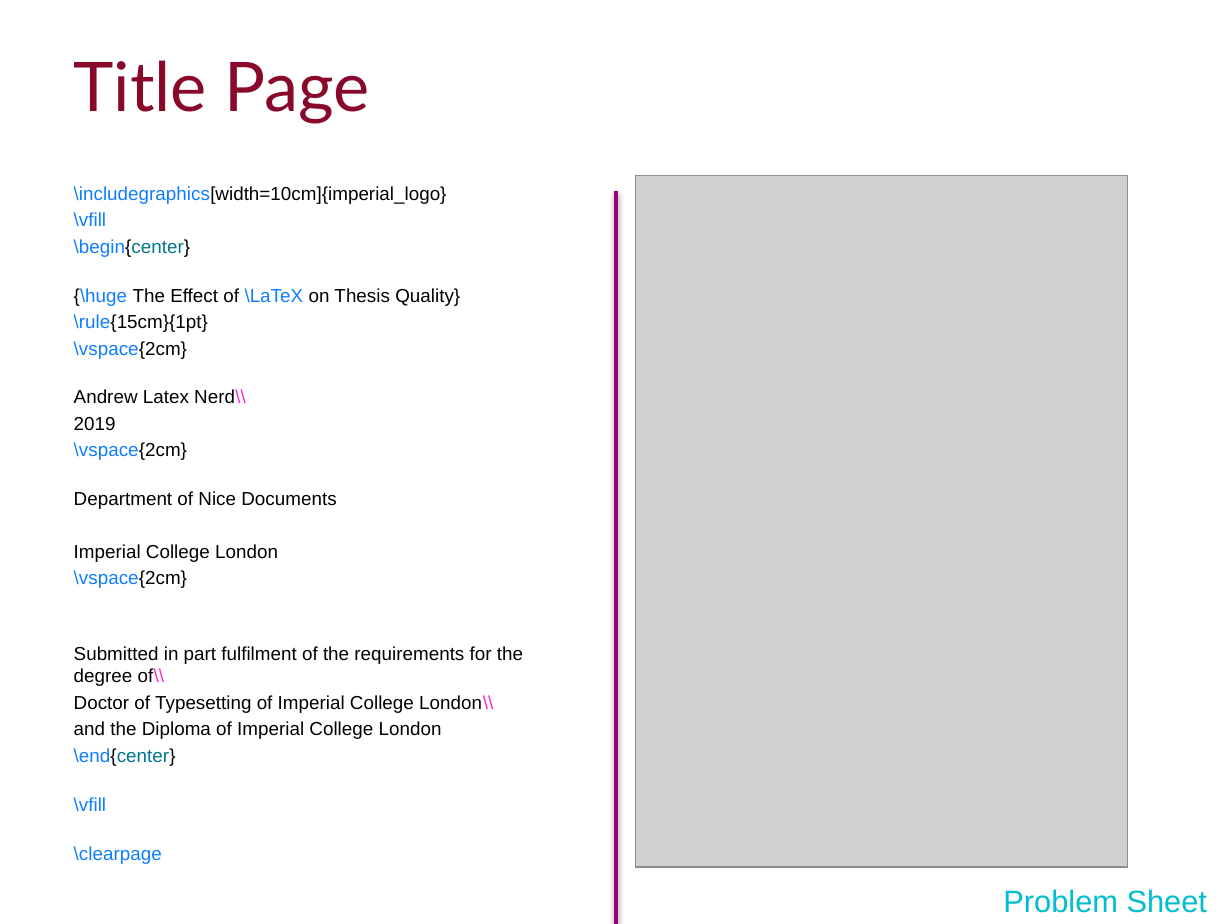
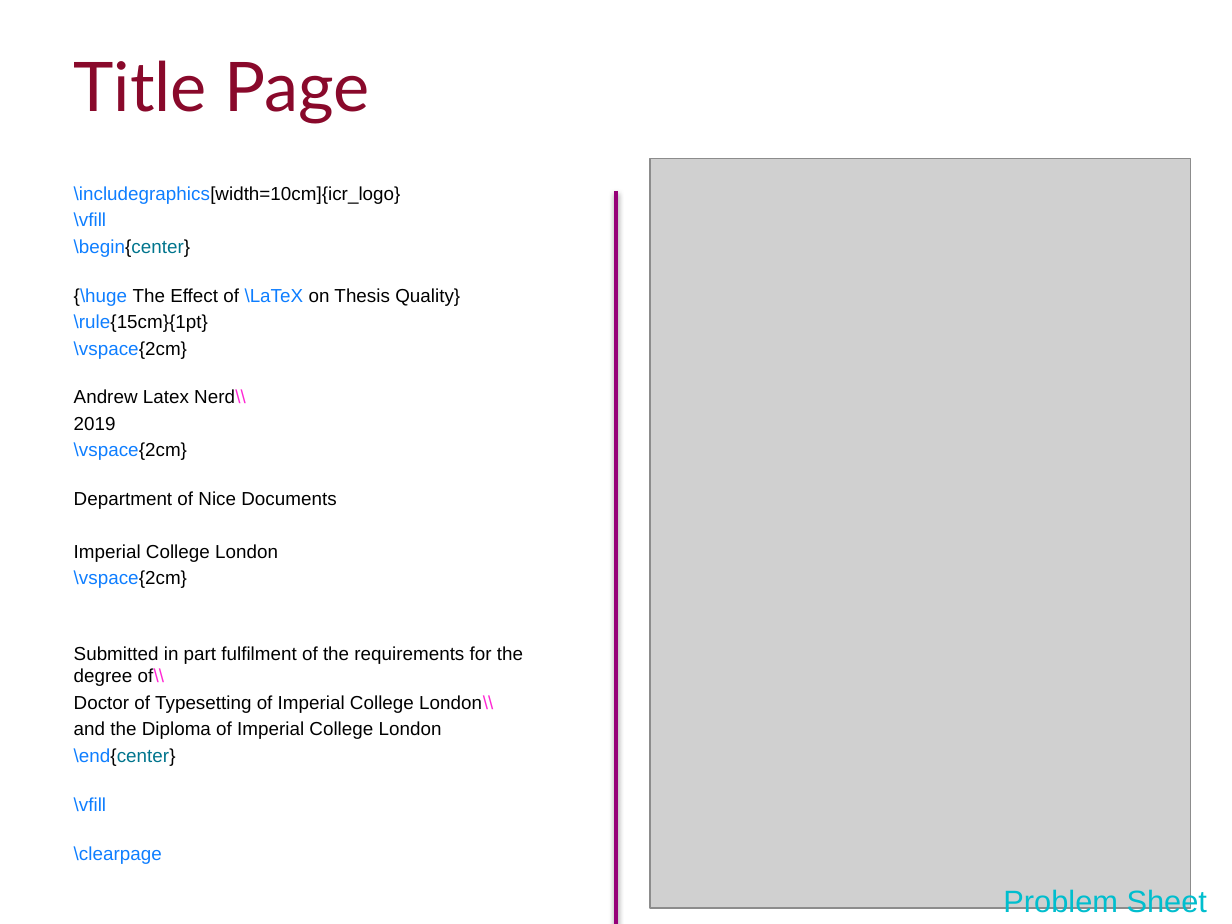
Before and after one commit to ImperialCollegeLondon/RCDS-writing-theses-in-latex, a slide deck: slide 13 of Writing Theses in Latex Slides.pptx. Drawn at 1232x924 pixels with LibreOffice and Linux fonts; fonts in the diff are those of the drawing; grey boxes stand for pictures; background and template pictures are left out. Boxes give left, top, right and bottom in pixels: in the first picture for what was removed or moved away, otherwise in the second. Text is boxed around its words. In the diff, an @@ line names an element or a change of style, - is before the commit and + after.

```diff
--- a/Writing Theses in Latex Slides.pptx
+++ b/Writing Theses in Latex Slides.pptx
@@ picture: place and size @@
-picture at box(636, 176, 1127, 867)
+picture at box(650, 159, 1191, 908)
@@ text at box(74, 186, 401, 204): text changed @@
-\includegraphics[width=10cm]{imperial_logo}
+\includegraphics[width=10cm]{icr_logo}
```
Also in this commit, not shown: 9 other slides changed, 1 slide added, 4 slides removed, 3 other files.
